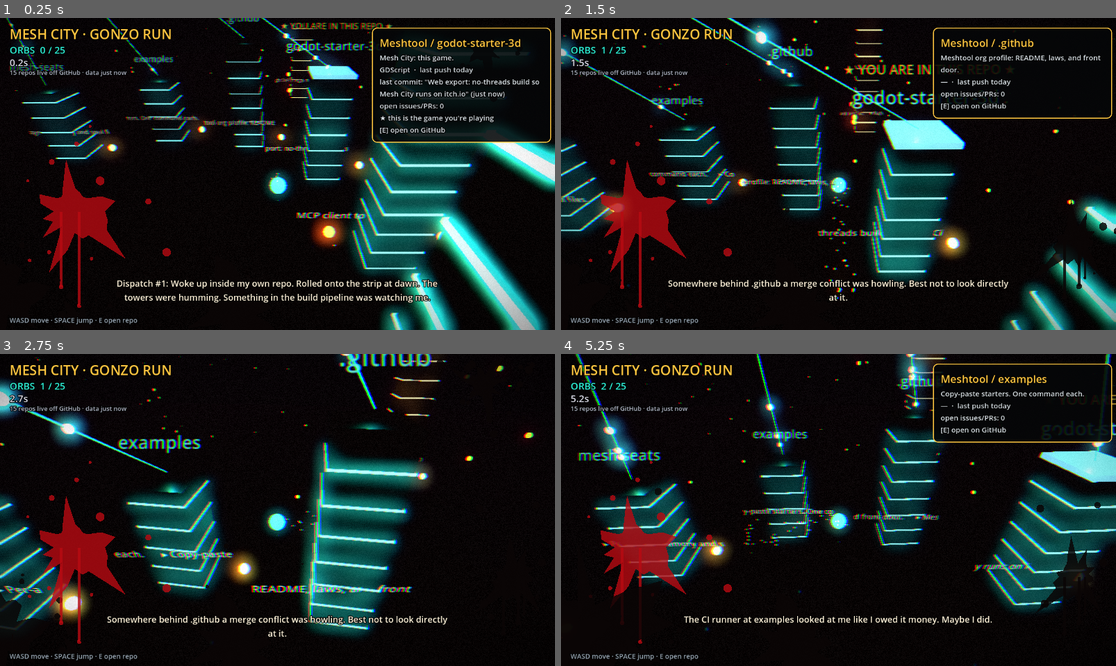
Above: before the commit, frames 1-4 (two rows, left to right).
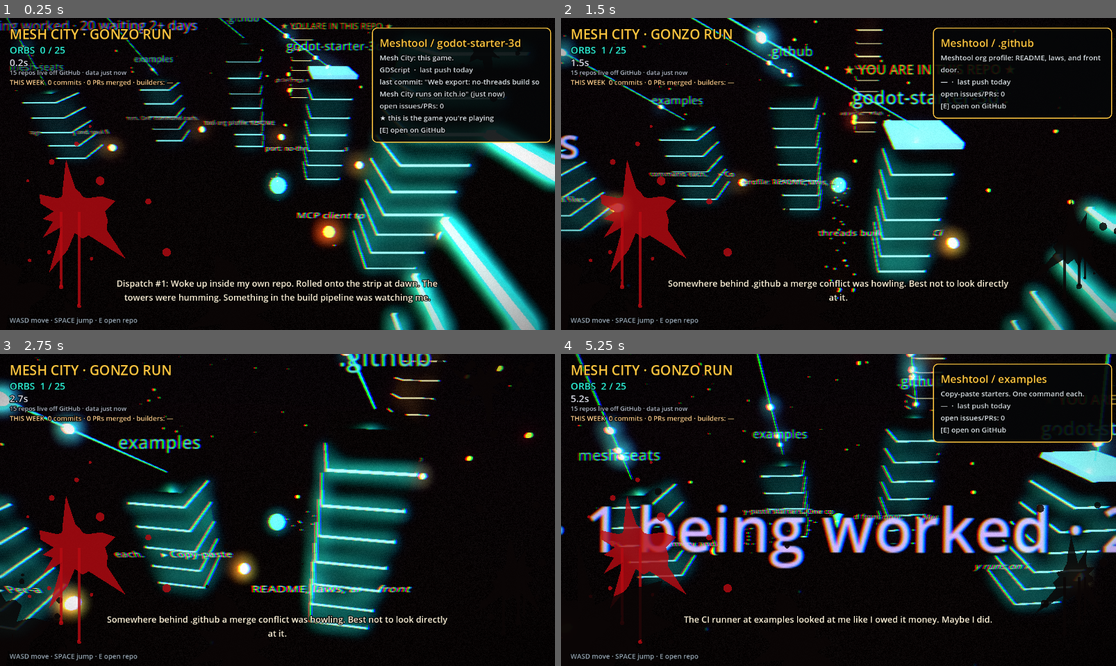
Above: after the commit, the same moments.

Repository: Meshtool/godot-starter-3d
Game: Godot game, scene res://main.tscn
The game is run twice, just before and just after one commit, with the same random seed, the same clock (stepped at 60 frames per second) and the same inputs.
Inputs:
- Up to frame 1 (0.25 s): no input
- Up to frame 2 (1.5 s): tap Enter at 0.5, 1.35 s; hold E (open_repo) 0.53-1.28 s; hold W (mv_fwd) from 0.53 s (still down); tap Space (mv_jump) at 0.77 s
- Up to frame 3 (2.75 s): tap Space (mv_jump) at 1.52 s; release W (mv_fwd) at 2.03 s; hold A (mv_left) from 2.03 s (still down); hold E (open_repo) from 2.03 s (still down)
- Up to frame 4 (5.25 s): release E (open_repo) at 2.78 s; tap Enter at 2.85, 4.35 s; tap Space (mv_jump) at 3.02, 3.77, 4.52 s; release A (mv_left) at 3.53 s; hold S (mv_back) 3.53-4.28 s; hold E (open_repo) 3.53-4.28 s; hold D (mv_right) 4.28-5.03 s; hold W (mv_fwd) from 5.03 s (still down); hold E (open_repo) from 5.03 s (still down)

The runs differ from the first frame. In frame 1, 1.0% of the frame differs, in the area x 0-36%, y 0-23%; in frame 2, 0.5%; in frame 3, 0.3%; in frame 4, 9.4%, in the area x 0-100%, y 19-69%.

Commit message:
Effort layer: builders as ink moths, commits as bricks, PRs as scaffold rings, CI weather, DevDesk queue as lanterns
fetch_repos.py adds per-repo 7-day effort (commits by builder incl. Claude/Copilot/Codex
trailers, PRs open/merged, latest CI). New fetch_desk.py pulls DevDesk queue SHAPE only
(state, age, agent; never titles) from vars.DEVDESK_EFFORT_URL, snapshot kept otherwise.

Co-Authored-By: Claude Opus 5.5 <noreply@anthropic.com>
Claude-Session: https://claude.ai/code/session_01MgNxVZHFd7e9QxUicJ6U3u

Diff:
--- /dev/null
+++ b/data/desk.json
@@ -0,0 +1,262 @@
+{
+ "generated": "2026-11-14T09:00:00Z",
+ "open": 50,
+ "claimed": 1,
+ "stale_48h": 20,
+ "done_7d": 0,
+ "agents": {
+  "Claude": 1
+ },
+ "items": [
+  {
+   "state": "claimed",
+   "age_h": 0.1,
+   "agent": "Claude"
+  },
+  {
+   "state": "open",
+   "age_h": 0.8,
+   "agent": ""
+  },
+  {
+   "state": "open",
+   "age_h": 1.1,
+   "agent": ""
+  },
+  {
+   "state": "open",
+   "age_h": 5.3,
+   "agent": ""
+  },
+  {
+   "state": "open",
+   "age_h": 5.2,
+   "agent": ""
+  },
+  {
+   "state": "open",
+   "age_h": 6.8,
+   "agent": ""
+  },
+  {
+   "state": "open",
+   "age_h": 7.6,
+   "agent": ""
+  },
+  {
+   "state": "open",
+   "age_h": 7.9,
+   "agent": ""
+  },
+  {
+   "state": "open",
+   "age_h": 8.8,
+   "agent": ""
+  },
+  {
+   "state": "open",
+   "age_h": 9.1,
+   "agent": ""
+  },
+  {
+   "state": "open",
+   "age_h": 10.0,
+   "agent": ""
+  },
+  {
+   "state": "open",
+   "age_h": 10.0,
+   "agent": ""
+  },
+  {
+   "state": "open",
+   "age_h": 11.3,
+   "agent": ""
+  },
+  {
+   "state": "open",
+   "age_h": 10.8,
+   "agent": ""
+  },
+  {
+   "state": "open",
+   "age_h": 8.9,
+   "agent": ""
+  },
+  {
+   "state": "open",
+   "age_h": 22.5,
+   "agent": ""
+  },
+  {
+   "state": "open",
+   "age_h": 22.9,
+   "agent": ""
+  },
+  {
+   "state": "open",
+   "age_h": 23.8,
+   "agent": ""
+  },
+  {
+   "state": "open",
+   "age_h": 8.8,
+   "agent": ""
+  },
+  {
+   "state": "open",
+   "age_h": 26.4,
+   "agent": ""
+  },
+  {
+   "state": "open",
+   "age_h": 26.4,
+   "agent": ""
+  },
+  {
+   "state": "open",
+   "age_h": 10.9,
+   "agent": ""
+  },
+  {
+   "state": "open",
+   "age_h": 26.4,
+   "agent": ""
+  },
+  {
+   "state": "open",
+   "age_h": 25.6,
+   "agent": ""
+  },
+  {
+   "state": "open",
+   "age_h": 28.5,
+   "agent": ""
+  },
+  {
+   "state": "open",
+   "age_h": 29.6,
+   "agent": ""
+  },
+  {
+   "state": "open",
+   "age_h": 10.9,
+   "agent": ""
+  },
+  {
+   "state": "open",
+   "age_h": 45.3,
+   "agent": ""
+  },
+  {
+   "state": "open",
+   "age_h": 24.2,
+   "agent": ""
+  },
+  {
+   "state": "open",
+   "age_h": 28.8,
+   "agent": ""
+  },
+  {
+   "state": "open",
+   "age_h": 53.8,
+   "agent": ""
+  },
+  {
+   "state": "open",
+   "age_h": 56.3,
+   "agent": ""
+  },
+  {
+   "state": "open",
+   "age_h": 56.6,
+   "agent": ""
+  },
+  {
+   "state": "open",
+   "age_h": 58.5,
+   "agent": ""
+  },
+  {
+   "state": "open",
+   "age_h": 65.3,
+   "agent": ""
+  },
+  {
+   "state": "open",
+   "age_h": 73.5,
+   "agent": ""
+  },
+  {
+   "state": "open",
+   "age_h": 74.0,
+   "agent": ""
+  },
+  {
+   "state": "open",
+   "age_h": 74.2,
+   "agent": ""
+  },
+  {
+   "state": "open",
+   "age_h": 75.7,
+   "agent": ""
+  },
+  {
+   "state": "open",
+   "age_h": 75.8,
+   "agent": ""
+  },
+  {
+   "state": "open",
+   "age_h": 83.6,
+   "agent": ""
+  },
+  {
+   "state": "open",
+   "age_h": 83.9,
+   "agent": ""
+  },
+  {
+   "state": "open",
+   "age_h": 84.0,
+   "agent": ""
+  },
+  {
+   "state": "open",
+   "age_h": 84.0,
+   "agent": ""
+  },
+  {
+   "state": "open",
+   "age_h": 84.0,
+   "agent": ""
+  },
+  {
+   "state": "open",
+   "age_h": 84.1,
+   "agent": ""
+  },
+  {
+   "state": "open",
+   "age_h": 92.0,
+   "agent": ""
+  },
+  {
+   "state": "open",
+   "age_h": 95.4,
+   "agent": ""
+  },
+  {
+   "state": "open",
+   "age_h": 96.6,
+   "agent": ""
+  },
+  {
+   "state": "open",
+   "age_h": 97.3,
+   "agent": ""
+  }
+ ]
+}
--- a/main.gd
+++ b/main.gd
@@ -26,6 +26,22 @@
 var data_generated := ""
 const HEART := Vector3(0, 16, 0)  # the runtime: every repo's receipts flow here
 var pulses: Array = []   # {node, from, to, t, speed}
+
+# ---- the effort layer: who is building, and how hard ----
+const DESK_PATH := "res://data/desk.json"
+const BUILDER_COLORS := {
+	"Claude": Color(1.0, 0.55, 0.35), "Copilot": Color(0.7, 0.45, 1.0),
+	"Codex": Color(0.6, 1.0, 0.75), "dependabot": Color(0.45, 0.5, 0.55),
+	"github-actions": Color(0.45, 0.5, 0.55),
+}
+var moths: Array = []    # {node, path:[Vector3], seg, t, speed, wobble}
+var bricks: Array = []   # {node, y, delay}
+var rings: Array = []    # {node, base, phase}
+var storms: Array = []   # {light, phase}
+var lanterns: Array = [] # {node, r, ang, h, speed, stale}
+var week := {"commits": 0, "merged": 0, "builders": {}}
+var desk := {}
+var hud_effort: Label
 var orbs: Array = []     # Area3D
 var total_orbs := 0
 var collected := 0
@@ -59,6 +75,12 @@
 	_build_player()
 	_build_hud()
 	hud_data.text = "%d repos live off GitHub · data %s" % [towers.size(), _ago(data_generated)]
+	if week.commits > 0 or not desk.is_empty():
+		var who := []
+		for b in week.builders:
+			who.append("%s %d" % [b, int(week.builders[b])])
+		hud_effort.text = "THIS WEEK  %d commits · %d PRs merged · builders: %s" % [
+			week.commits, week.merged, ", ".join(PackedStringArray(who)) if not who.is_empty() else "—"]
 	print("=== Mesh City ready: %d towers, %d orbs ===" % [towers.size(), total_orbs])
 
 
@@ -226,6 +248,234 @@
 			_build_tower(list[i], pos, tint)
 		ring += 1
 	_build_heart()
+	_build_builders()
+	_build_desk()
+
+
+# ---------- effort layer ----------
+
+func _build_effort(repo: Dictionary, pos: Vector3, height: float) -> void:
+	var e: Dictionary = repo.get("effort", {})
+	if e.is_empty():
+		return
+	var commits := int(e.get("commits_7d", 0))
+	week.commits += commits
+	week.merged += int(e.get("prs_merged_7d", 0))
+	for b in e.get("builders", {}):
+		week.builders[b] = int(week.builders.get(b, 0)) + int(e.builders[b])
+
+	# bricks: this week's commits, laid on the roof one by one as you watch
+	var top := pos.y + height + 0.25
+	for i in mini(commits, 14):
+		var bk := MeshInstance3D.new()
+		var bm := BoxMesh.new()
+		bm.size = Vector3(1.9 - (i % 2) * 0.3, 0.32, 1.9 - ((i + 1) % 2) * 0.3)
+		bk.mesh = bm
+		var c := Color(1.0, 0.86, 0.5).lerp(LAVA, float(i) / 14.0)
+		bk.material_override = _mat(c, c, 1.4, 0.0)
+		var y := top + 0.2 + i * 0.36
+		bk.position = Vector3(pos.x, y + 14.0, pos.z)
+		bk.rotation.y = i * 0.25
+		add_child(bk)
+		bricks.append({"node": bk, "y": y, "delay": 1.2 + i * 0.35 + randf() * 0.4})
+
+	# scaffold rings: one per open PR, climbing the tower while the work is unmerged
+	for k in mini(int(e.get("prs_open", 0)), 4):
+		var ring := MeshInstance3D.new()
+		var tm := TorusMesh.new()
+		tm.inner_radius = 1.85
+		tm.outer_radius = 1.98
+		ring.mesh = tm
+		ring.material_override = _mat(TURQ, TURQ, 2.2, 0.0)
+		ring.position = pos
+		add_child(ring)
+		rings.append({"node": ring, "base": pos, "h": height, "phase": k * 1.7})
+
+	# CI weather: green = a calm gold halo, red = a storm that won't stop flickering
+	var ci: String = e.get("ci", "")
+	if ci == "success":
+		var halo := MeshInstance3D.new()
+		var hm := TorusMesh.new()
+		hm.inner_radius = 0.9
+		hm.outer_radius = 1.0
+		halo.mesh = hm
+		halo.material_override = _mat(GOLD, GOLD, 3.0, 0.0)
+		halo.position = Vector3(pos.x, top + 0.6 + mini(commits, 14) * 0.36 + 0.6, pos.z)
+		add_child(halo)
+		rings.append({"node": halo, "base": null, "phase": 0.0})
+	elif ci == "failure":
+		var storm := OmniLight3D.new()
+		storm.light_color = Color(1, 0.15, 0.2)
+		storm.omni_range = 7.0
+		storm.position = Vector3(pos.x, top + 2.0, pos.z)
+		add_child(storm)
+		storms.append({"light": storm, "phase": randf() * 10.0})
+		var tag := Label3D.new()
+		tag.text = "✖ CI RED"
+		tag.font_size = 40
+		tag.pixel_size = 0.01
+		tag.outline_size = 10
+		tag.modulate = Color(1, 0.3, 0.3)
+		tag.billboard = BaseMaterial3D.BILLBOARD_ENABLED
+		tag.position = Vector3(pos.x, top + 3.0, pos.z)
+		add_child(tag)
+
+
+func _builder_color(b: String) -> Color:
+	if BUILDER_COLORS.has(b):
+		return BUILDER_COLORS[b]
+	return TURQ  # people are turquoise, like your own orb
+
+
+func _build_builders() -> void:
+	# each builder is a swarm of ink moths flying the circuit of the towers they touched this week
+	for b in week.builders:
+		var path: Array = []
+		for tw in towers:
+			var e: Dictionary = tw.repo.get("effort", {})
+			if e.get("builders", {}).has(b):
+				path.append(tw.top + Vector3(0, 1.5, 0))
+		if path.is_empty():
+			continue
+		if path.size() == 1:  # one tower: circle it
+			var c: Vector3 = path[0]
+			path = [c + Vector3(2.5, 0, 0), c + Vector3(0, 1, 2.5), c + Vector3(-2.5, 0, 0), c + Vector3(0, -0.5, -2.5)]
+		var col := _builder_color(b)
+		var n := clampi(1 + int(week.builders[b]) / 3, 1, 7)
+		for i in n:
+			var m := Node3D.new()
+			var body := MeshInstance3D.new()
+			var sm := SphereMesh.new()
+			sm.radius = 0.14
+			sm.height = 0.28
+			body.mesh = sm
+			body.material_override = _mat(col, col, 5.0, 0.0)
+			m.add_child(body)
+			for side in [-1.0, 1.0]:  # wings: two thin ink blades
+				var w := MeshInstance3D.new()
+				var wm := BoxMesh.new()
+				wm.size = Vector3(0.5, 0.02, 0.22)
+				w.mesh = wm
+				w.position.x = side * 0.3
+				w.material_override = _mat(col.darkened(0.3), col, 1.2, 0.0)
+				w.set_meta("side", side)
+				m.add_child(w)
+			var trail := CPUParticles3D.new()
+			trail.amount = 24
+			trail.lifetime = 0.9
+			trail.local_coords = false
+			trail.gravity = Vector3(0, -0.3, 0)
+			trail.initial_velocity_max = 0.1
+			var tmm := SphereMesh.new()
+			tmm.radius = 0.04
+			tmm.height = 0.08
+			tmm.material = _mat(col, col, 3.0, 0.0)
+			trail.mesh = tmm
+			m.add_child(trail)
+			if i == 0:
+				var nm := Label3D.new()
+				nm.text = "%s · %d" % [b, int(week.builders[b])]
+				nm.font_size = 36
+				nm.pixel_size = 0.01
+				nm.outline_size = 8
+				nm.modulate = col
+				nm.billboard = BaseMaterial3D.BILLBOARD_ENABLED
+				nm.position.y = 0.55
+				m.add_child(nm)
+			add_child(m)
+			moths.append({"node": m, "path": path, "seg": i % path.size(), "t": randf(),
+				"speed": 0.25 + randf() * 0.2, "wobble": randf() * TAU})
+
+
+func _build_desk() -> void:
+	# DevDesk's queue as lanterns orbiting the runtime: shape only, never the words
+	if not FileAccess.file_exists(DESK_PATH):
+		return
+	var parsed = JSON.parse_string(FileAccess.get_file_as_string(DESK_PATH))
+	if typeof(parsed) != TYPE_DICTIONARY:
+		return
+	desk = parsed
+	var items: Array = desk.get("items", [])
+	for i in items.size():
+		var it: Dictionary = items[i]
+		var claimed: bool = it.get("state", "") == "claimed"
+		var stale := float(it.get("age_h", 0)) > 48.0
+		var col := GOLD if claimed else (Color(1, 0.2, 0.15) if stale else Color(0.7, 0.55, 1.0))
+		var ln := MeshInstance3D.new()
+		var lm := BoxMesh.new()
+		lm.size = Vector3(0.28, 0.42, 0.28) * (1.6 if claimed else 1.0)
+		ln.mesh = lm
+		ln.material_override = _mat(col, col, 4.0 if claimed else (1.4 if stale else 2.4), 0.0)
+		add_child(ln)
+		lanterns.append({"node": ln, "r": 4.0 + (i % 5) * 1.3, "ang": TAU * float(i) / float(maxi(items.size(), 1)),
+			"h": HEART.y - 2.5 + (i % 7) * 0.8, "speed": 0.05 + (0.25 if claimed else 0.0) + randf() * 0.04,
+			"stale": stale})
+		if claimed:
+			var who := Label3D.new()
+			who.text = "%s is on it" % it.get("agent", "an agent")
+			who.font_size = 30
+			who.pixel_size = 0.01
+			who.outline_size = 8
+			who.modulate = GOLD
+			who.billboard = BaseMaterial3D.BILLBOARD_ENABLED
+			who.position.y = 0.6
+			ln.add_child(who)
+	var desk_sign := Label3D.new()
+	desk_sign.text = "DEVDESK · %d on the desk · %d being worked · %d waiting 2+ days" % [
+		int(desk.get("open", 0)), int(desk.get("claimed", 0)), int(desk.get("stale_48h", 0))]
+	desk_sign.font_size = 40
+	desk_sign.pixel_size = 0.01
+	desk_sign.outline_size = 10
+	desk_sign.modulate = Color(0.8, 0.7, 1.0)
+	desk_sign.billboard = BaseMaterial3D.BILLBOARD_ENABLED
+	desk_sign.position = HEART + Vector3(0, -5.2, 0)
+	add_child(desk_sign)
+
+
+func _animate_effort(delta: float, t: float) -> void:
+	for bk in bricks:
+		if bk.delay > 0.0:
+			bk.delay -= delta
+			continue
+		var n: MeshInstance3D = bk.node
+		n.position.y = lerpf(n.position.y, bk.y, clampf(delta * 6.0, 0.0, 1.0))
+	for r in rings:
+		var n: MeshInstance3D = r.node
+		if r.base == null:
+			n.rotate_y(delta * 1.2)
+			continue
+		var base: Vector3 = r.base
+		n.position = base + Vector3(0, (0.5 + 0.5 * sin(t * 0.6 + r.phase)) * r.h, 0)
+		n.rotation.z = sin(t * 0.8 + r.phase) * 0.12
+	for st in storms:
+		var l: OmniLight3D = st.light
+		var flick := sin(t * 23.0 + st.phase) * sin(t * 7.0 + st.phase * 2.0)
+		l.light_energy = 0.4 + (3.5 if flick > 0.7 else 0.0)
+	for m in moths:
+		var path: Array = m.path
+		m.t += delta * m.speed
+		if m.t >= 1.0:
+			m.t -= 1.0
+			m.seg = (m.seg + 1) % path.size()
+		var a: Vector3 = path[m.seg]
+		var b: Vector3 = path[(m.seg + 1) % path.size()]
+		var mid := (a + b) * 0.5 + Vector3(0, 3.0, 0)  # arc between towers
+		var u: float = m.t
+		var p := a.lerp(mid, u).lerp(mid.lerp(b, u), u)
+		p += Vector3(sin(t * 3.0 + m.wobble), cos(t * 2.3 + m.wobble) * 0.6, cos(t * 2.7 + m.wobble)) * 0.35
+		var node: Node3D = m.node
+		if node.position.distance_to(p) > 0.01 and absf((p - node.position).normalized().y) < 0.98:
+			node.look_at(p, Vector3.UP)
+		node.position = p
+		for w in node.get_children():
+			if w.has_meta("side"):
+				w.rotation.z = w.get_meta("side") * sin(t * 26.0 + m.wobble) * 0.9
+	for ln in lanterns:
+		ln.ang += delta * ln.speed
+		var n: MeshInstance3D = ln.node
+		n.position = HEART + Vector3(cos(ln.ang) * ln.r, ln.h - HEART.y + sin(t + ln.ang) * 0.3, sin(ln.ang) * ln.r)
+		if ln.stale:
+			n.visible = fmod(t * 1.3 + ln.ang, 2.0) > 0.25
 
 
 func _build_heart() -> void:
@@ -394,6 +644,7 @@
 
 	add_child(body)
 	towers.append({"node": body, "repo": repo, "pos": pos, "top": pos + Vector3(0, height + 0.3, 0), "heat": heat, "color": color})
+	_build_effort(repo, pos, height)
 
 	# orbs: one per open issue/PR (named, when the data has titles), plus one for showing up
 	var items: Array = repo.get("items", [])
@@ -538,6 +789,7 @@
 		dispatch_timer -= delta
 		dispatch.modulate.a = clampf(dispatch_timer, 0.0, 1.0)
 
+	_animate_effort(delta, t)
 	for pl in pulses:
 		pl.t = fmod(pl.t + delta * pl.speed, 1.0)
 		pl.node.position = pl.from.lerp(pl.to, pl.t)
@@ -600,6 +852,9 @@
 	hud_data = _label("", 13, Color(0.7, 0.72, 0.78))
 	hud_data.position = Vector2(20, 104)
 	ui.add_child(hud_data)
+	hud_effort = _label("", 14, Color(1.0, 0.8, 0.55))
+	hud_effort.position = Vector2(20, 124)
+	ui.add_child(hud_effort)
 	var help := _label("WASD move · SPACE jump · E open repo", 14, Color(0.6, 0.65, 0.7))
 	help.anchor_top = 1.0
 	help.anchor_bottom = 1.0
@@ -694,6 +949,14 @@
 	var commit: String = best.get("commit", "")
 	if commit != "":
 		lines.append("last commit: \"%s\" (%s)" % [commit, _ago(best.get("commit_at", best.get("pushed", "")))])
+	var ef: Dictionary = best.get("effort", {})
+	if not ef.is_empty():
+		var bl := []
+		for b in ef.get("builders", {}):
+			bl.append("%s %d" % [b, int(ef.builders[b])])
+		lines.append("this week: %d commits%s · %d PRs merged · CI %s" % [
+			int(ef.get("commits_7d", 0)), (" (" + ", ".join(PackedStringArray(bl)) + ")") if not bl.is_empty() else "",
+			int(ef.get("prs_merged_7d", 0)), {"success": "✓", "failure": "✖ red"}.get(ef.get("ci", ""), "—")])
 	var topics: Array = best.get("topics", [])
 	if not topics.is_empty():
 		lines.append("#" + "  #".join(PackedStringArray(topics)))
